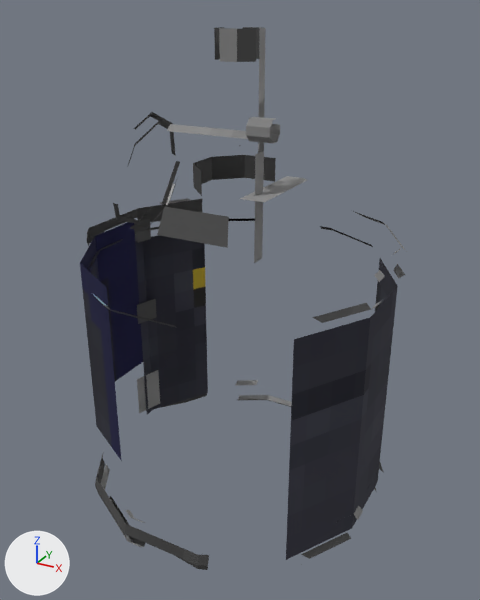
What one commit did to the glTF model src/main/resources/assets/trd/models/item/grenade_smart.gltf.
Both versions are drawn from a camera (50 mm lens) standing at (0.182, -0.331, 0.294) and looking at (0.002, -0.004, 0.13). Lighting does not change. The marker at lower left points along +X, +Y and +Z. The older version comes first. Vertices at exactly the same position are counted once.
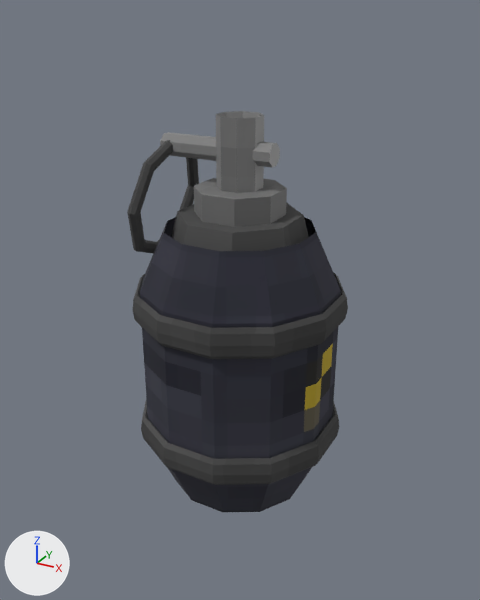
What differs and where, as boxes (x1, y1, x2, y2) in the pictures (480 x 600 px; the box of a moved part takes in the faces that stretch with it):
'Mesh_0', reshaped, moved (32% narrower, 26% shorter): before (80, 27, 407, 570); after (127, 111, 348, 512)
part 1 of me_mesh_0, moved or reshaped: before (87, 198, 407, 328); after (141, 398, 339, 485)
part 2 of me_mesh_0, moved or reshaped: before (95, 380, 384, 570); after (133, 272, 348, 359)
part 3 of me_mesh_0, moved or reshaped: before (193, 155, 276, 196); after (194, 178, 287, 227)
part 4 of me_mesh_0, moved or reshaped: before (214, 27, 266, 263); after (216, 111, 264, 193)
part 5 of me_mesh_0, moved or reshaped: before (157, 176, 307, 248); after (171, 203, 309, 251)
part 6 of me_mesh_0, added: after (160, 132, 280, 168)
part 7 of me_mesh_0, moved or reshaped: before (113, 112, 180, 231); after (127, 140, 199, 254)
part 8 of me_mesh_0, added: after (140, 217, 341, 512)
part 9 of me_mesh_0, deleted: before (167, 117, 280, 143)
part 10 of me_mesh_0, deleted: before (134, 219, 160, 413)
part 11 of me_mesh_0, cut back: before (80, 222, 398, 560)

Edits to the bpy script that builds the scene:
```text
Change me_mesh_0:
    used by ob_mesh_0; location = (-0.0125, 0.0003, 0.1603)
    remove me_mesh_0.from_pydata(...)  # 343 vertices, 590 faces; spans x -0.083..0.108, y -0.096..0.095, z -0.162..0.124
    add me_mesh_0.from_pydata(...)  # 386 vertices, 662 faces; spans x -0.064..0.064, y -0.064..0.064, z 0.0..0.24
    me_mesh_0 part 1: the loose piece of 84 vertices spanning x -0.083..0.108, y -0.096..0.095, z -0.009..0.01 is scaled about its middle by (0.672, 0.672, 1), then moved by (-0.013, 0.0, 0.045)
    me_mesh_0 part 2: the loose piece of 84 vertices spanning x -0.083..0.108, y -0.096..0.095, z -0.162..-0.143 is scaled about its middle by (0.672, 0.672, 1), then moved by (-0.013, 0.0, 0.282)
    me_mesh_0 part 3: the loose piece of 17 vertices spanning x -0.012..0.038, y -0.025..0.025, z 0.024..0.052 is moved by (-0.013, 0.0, 0.147)
    me_mesh_0 part 4: the loose piece of 17 vertices spanning x 0.0..0.025, y -0.013..0.012, z -0.004..0.124 is moved by (-0.013, 0.0, 0.116)
    me_mesh_0 part 5: the loose piece of 25 vertices spanning x -0.044..0.069, y -0.057..0.056, z -0.013..0.037 is scaled about its middle by (0.722, 0.722, 1), then moved by (-0.013, 0.0, 0.147)
    me_mesh_0 part 6: a new loose piece, an 8-sided cylinder along x spanning x -0.05..0.022, y -0.006..0.006, z 0.213..0.226, in mat_material_0
    me_mesh_0 part 7: the loose piece of 64 vertices spanning x -0.062..-0.041, y -0.04..0.038, z 0.001..0.078 is moved by (0.0, 0.0, 0.147)
    me_mesh_0 part 8: a new loose piece of 69 vertices spanning x -0.059..0.059, y -0.059..0.059, z 0.0..0.176, in mat_material_0
    me_mesh_0 part 9: the loose piece of 18 vertices spanning x -0.053..0.034, y -0.007..0.006, z 0.066..0.079 is deleted
    me_mesh_0 part 10: the loose piece of 8 vertices spanning x -0.081..-0.073, y 0.009..0.029, z -0.15..0.0 is deleted
    me_mesh_0 part 11
    26 vertices are removed from x -0.078..0.103, y -0.091..0.09, z -0.154..0.002
    48 faces are deleted
    8 vertices are added at x -0.062..-0.054, y -0.005..0.011, z 0.042..0.129
    6 new faces join them
Change ob_mesh_0:
    ob_mesh_0.location: (-0.0125, 0.0003, 0.1603) -> (0.0, 0.0, 0.0)
```
